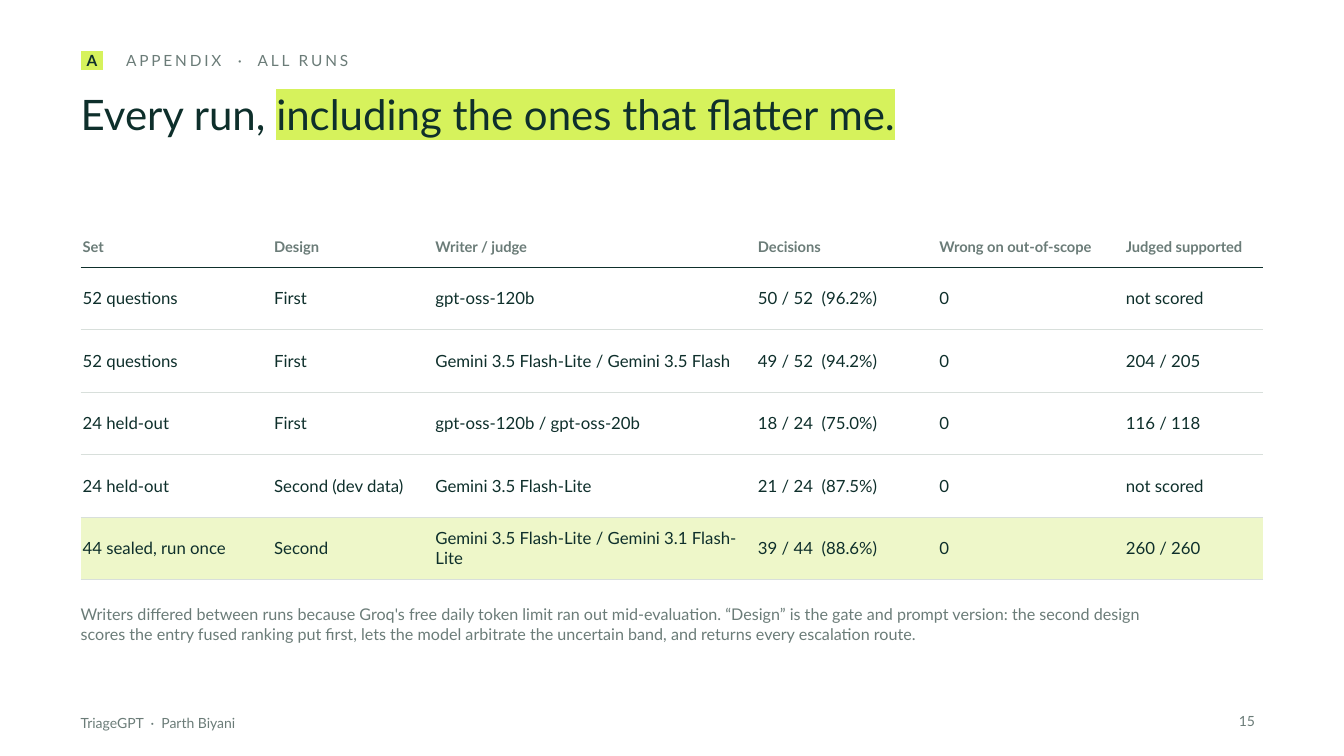
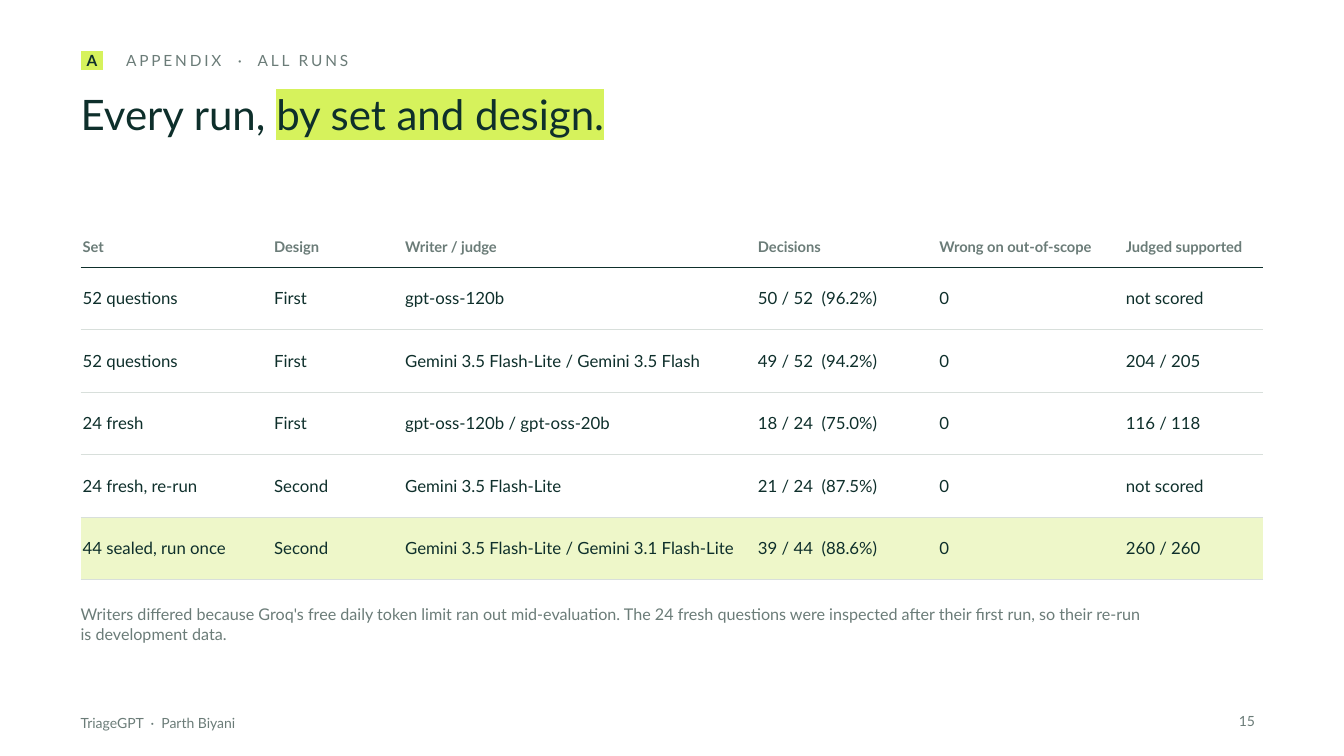
Before and after one commit to ParthBiyani/AI-Troubleshooting-Assistant, a slide deck: slide 15 of docs/presentation/TriageGPT_deck.pptx. Drawn at 1344x756 pixels with LibreOffice and Linux fonts; fonts in the diff are those of the drawing. Boxes give left, top, right and bottom in pixels: in the first picture for what was removed or moved away, otherwise in the second. Text is boxed around its words. In the diff, an @@ line names an element or a change of style, - is before the commit and + after.

```diff
--- a/docs/presentation/TriageGPT_deck.pptx
+++ b/docs/presentation/TriageGPT_deck.pptx
@@ title at bbox=[81, 99, 604, 138]: text changed @@
-Every run, including the ones that flatter me.
+Every run, by set and design.
@@ table at bbox=[81, 227, 1263, 561] @@
-row 4, column 1: 24 held-out
+row 4, column 1: 24 fresh
-row 5, column 1: 24 held-out
+row 5, column 1: 24 fresh, re-run
-row 5, column 2: Second (dev data)
+row 5, column 2: Second
@@ text at bbox=[81, 608, 1140, 643]: text changed @@
-Writers differed between runs because Groq's free daily token limit ran out mid-evaluation. “Design” is the gate and prompt version: the second design scores the entry fused ranking put first, lets the model arbitrate the uncertain band, and returns every escalation route.
+Writers differed because Groq's free daily token limit ran out mid-evaluation. The 24 fresh questions were inspected after their first run, so their re-run is development data.
```
Also in this commit, not shown: 12 other slides changed, 1 slide added, 1 slide removed.
